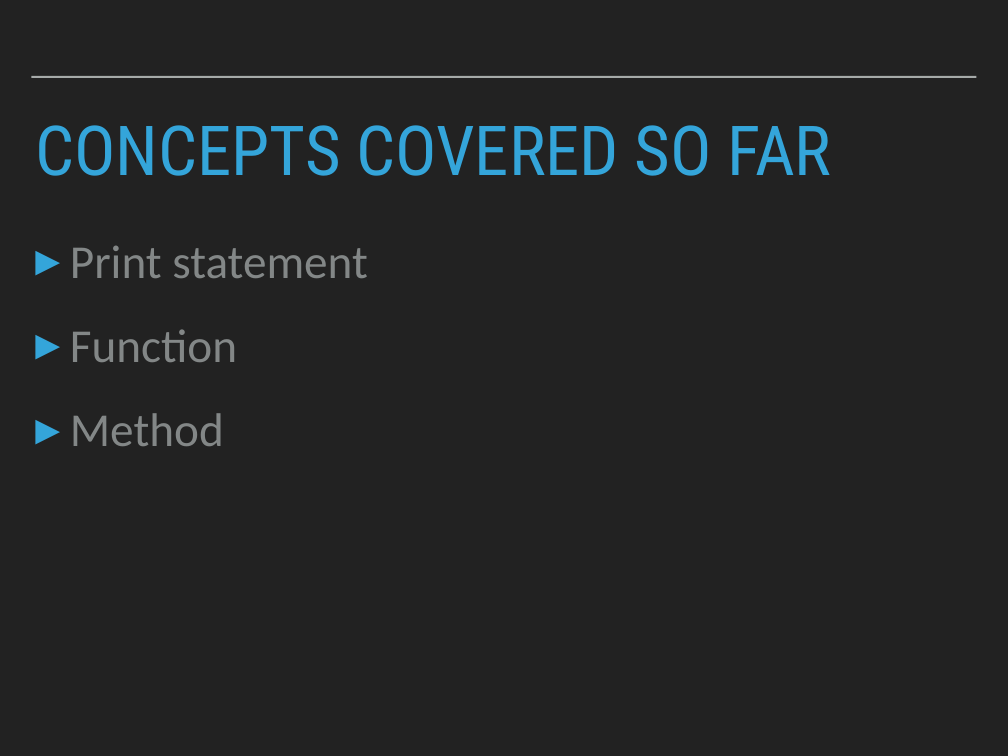
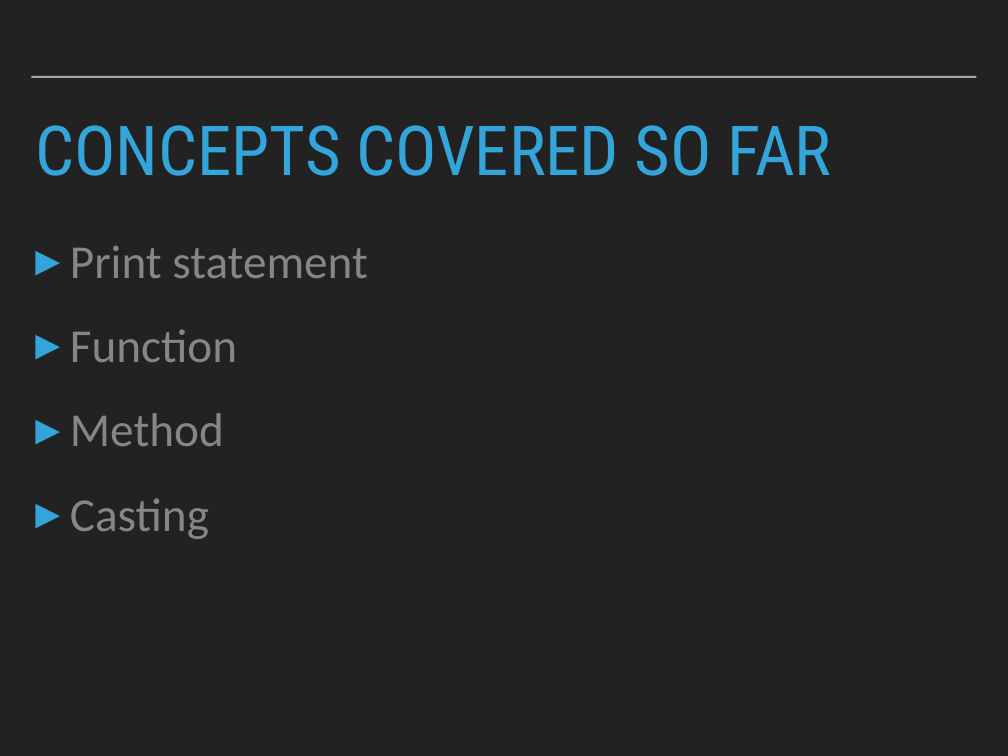
Before and after one commit to robcarrington/Week1_PythonForDataScience, a slide deck: slide 93 of Session1_Slides.pptx (slide 88 before the commit). Drawn at 1008x756 pixels with LibreOffice and Linux fonts; fonts in the diff are those of the drawing. Boxes give left, top, right and bottom in pixels: in the first picture for what was removed or moved away, otherwise in the second. Text is boxed around its words. In the diff, an @@ line names an element or a change of style, - is before the commit and + after.

```diff
--- a/Session1_Slides.pptx
+++ b/Session1_Slides.pptx
@@ text at (70,498,209,539): paragraph added @@
+▸ Casting
```
Also in this commit, not shown: 5 slides added, 4 other files.
